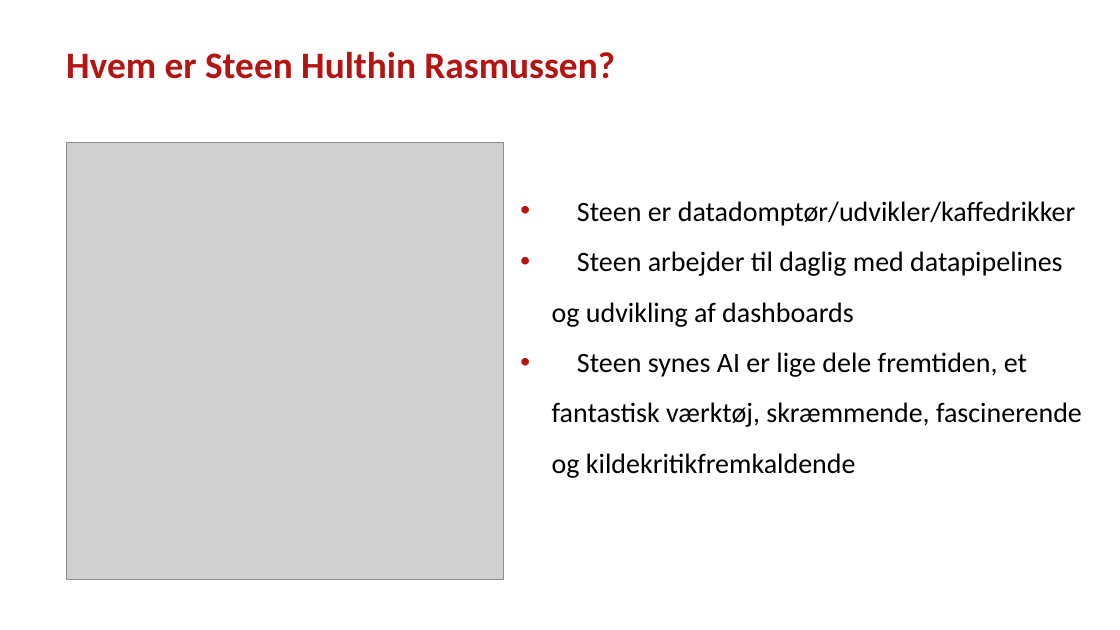
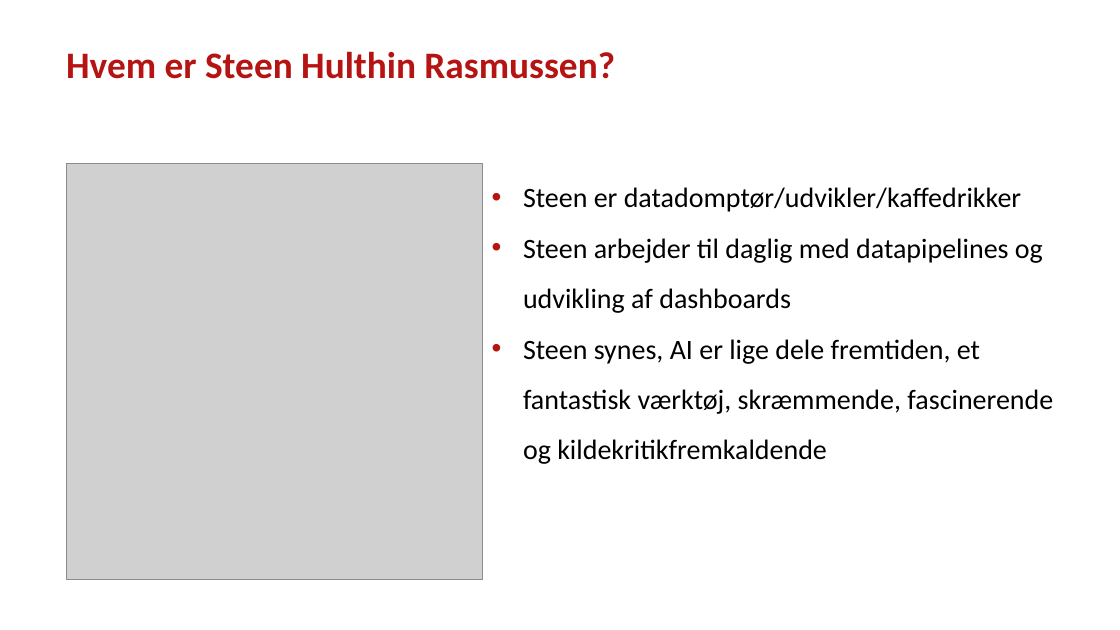
Before and after one commit to steenhulthin/vibe-coding-kortdage-2025, a slide deck: slide 4 of Vibe coding og AI-assisteret udvikling af geodata-dashboards - Steen Hulthin Rasmussen - SSI - 14.11.2025.pptx. Drawn at 1120x630 pixels with LibreOffice and Linux fonts; fonts in the diff are those of the drawing; grey boxes stand for pictures; background and template pictures are left out. Boxes give left, top, right and bottom in pixels: in the first picture for what was removed or moved away, otherwise in the second. Text is boxed around its words. In the diff, an @@ line names an element or a change of style, - is before the commit and + after.

```diff
--- a/Vibe coding og AI-assisteret udvikling af geodata-dashboards - Steen Hulthin Rasmussen - SSI - 14.11.2025.pptx
+++ b/Vibe coding og AI-assisteret udvikling af geodata-dashboards - Steen Hulthin Rasmussen - SSI - 14.11.2025.pptx
@@ picture: place and size @@
-picture at [66, 142, 504, 580]
+picture at [66, 163, 483, 580]
@@ text "Steen er datadomptør/udvikler/kaffedrikker": place and size @@
-text "Steen er datadomptør/udvikler/kaffedrikker" at [552, 201, 1082, 478]
+text "Steen er datadomptør/udvikler/kaffedrikker" at [523, 187, 1053, 464]
@@ text at [523, 339, 1053, 464]: text changed @@
-• Steen synes AI er lige dele fremtiden, et fantastisk værktøj, skræmmende, fascinerende og kildekritikfremkaldende
+• Steen synes, AI er lige dele fremtiden, et fantastisk værktøj, skræmmende, fascinerende og kildekritikfremkaldende
```
Also in this commit, not shown: 10 other slides changed, 1 slide added.
